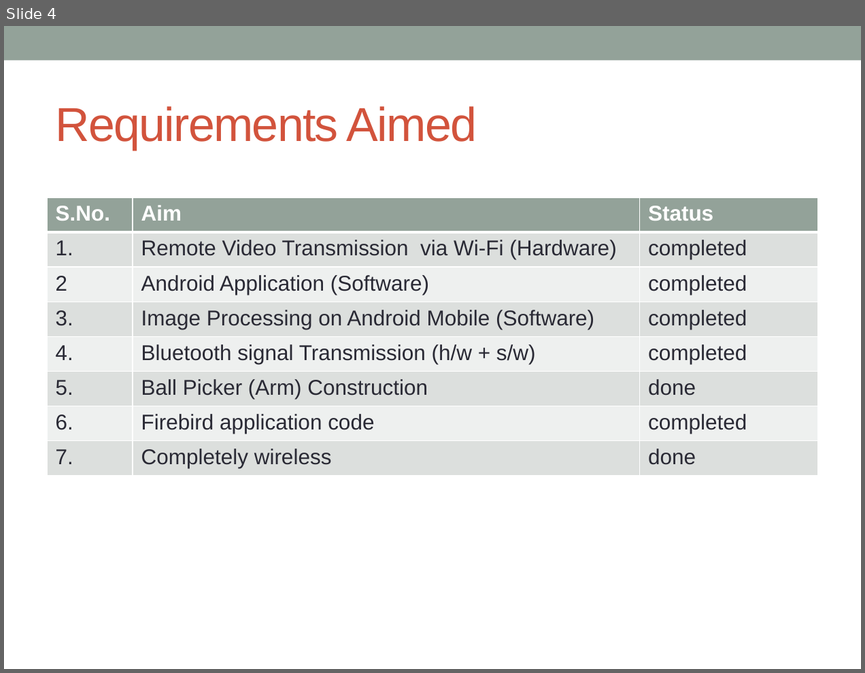
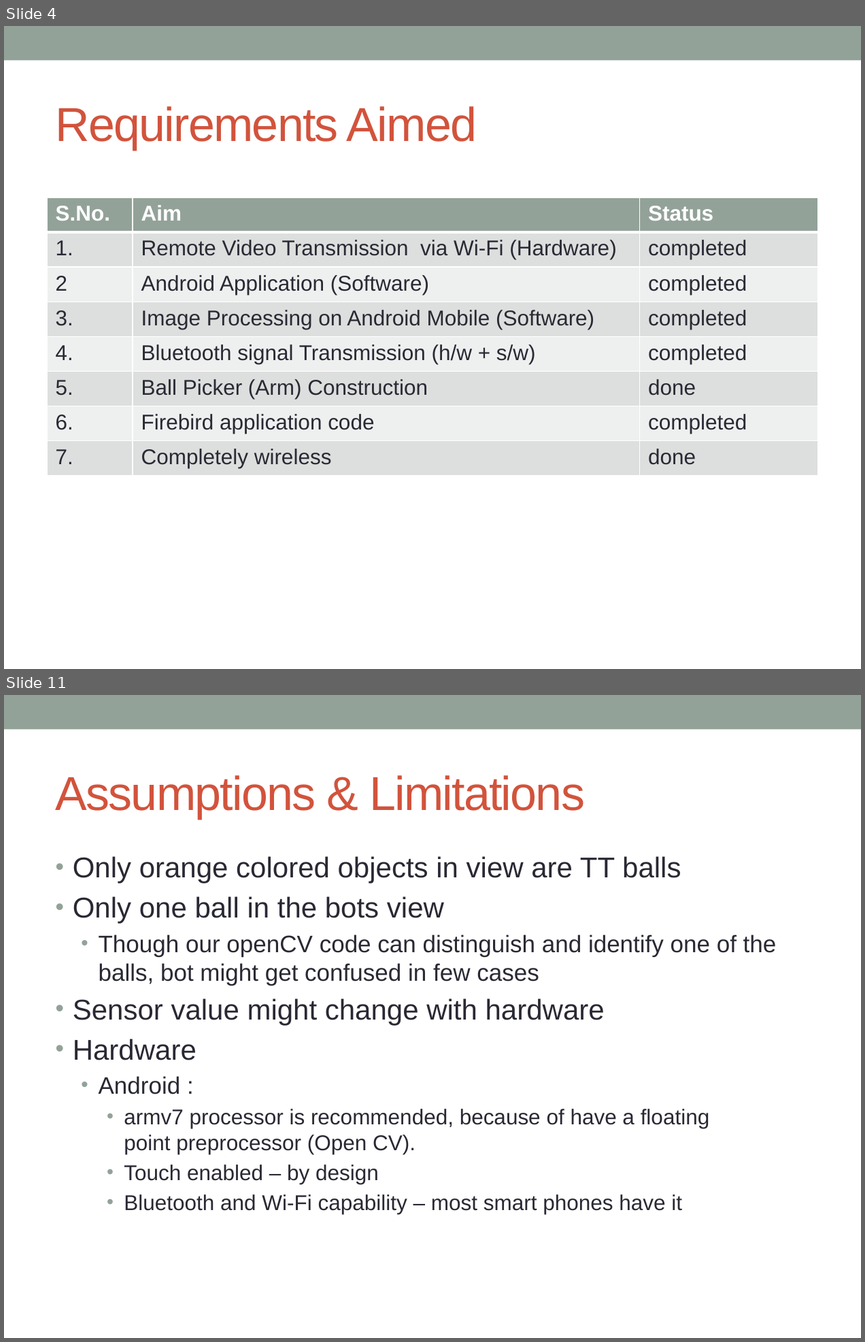
Before and after one commit to mintuhouse/AndroidBasedTennisBallCollector_group14_cs308_2012, a slide deck: Documentation/cs308_2012_team14_final_pres.pptx. Shown one above the other, each under a label of ours: slide 4 before the commit, slides 4 and 11 after it; the slides between them are not shown. The pictures are 865x673 and 865x1342 pixels, drawn with LibreOffice and Linux fonts; fonts in the diff are those of the drawing. Boxes give left, top, right and bottom in pixels: in the first picture for what was removed or moved away, otherwise in the second. Text is boxed around its words. In the diff, an @@ line names an element or a change of style, - is before the commit and + after.

```diff
--- a/Documentation/cs308_2012_team14_final_pres.pptx
+++ b/Documentation/cs308_2012_team14_final_pres.pptx
@@ slide 11 added at bbox=[4, 695, 861, 1338], background #FFFFFF; not listed: 1 template element that a slide beside it also shows @@
@@ title added at bbox=[56, 775, 585, 819], 40 pt, text #D2533C @@
+Assumptions & Limitations
@@ text added at bbox=[73, 856, 776, 1214], 18 pt, text #292934 @@
+• Only orange colored objects in view are TT balls
+• Only one ball in the bots view
+  • Though our openCV code can distinguish and identify one of the balls, bot might get confused in few cases
+• Sensor value might change with hardware
+• Hardware
+  • Android :
+    • armv7 processor is recommended, because of have a floating point preprocessor (Open CV).
+    • Touch enabled – by design
+    • Bluetooth and Wi-Fi capability – most smart phones have it
```
Also in this commit, not shown: 1 slide changed, 8 other slides added, 3 other files.
